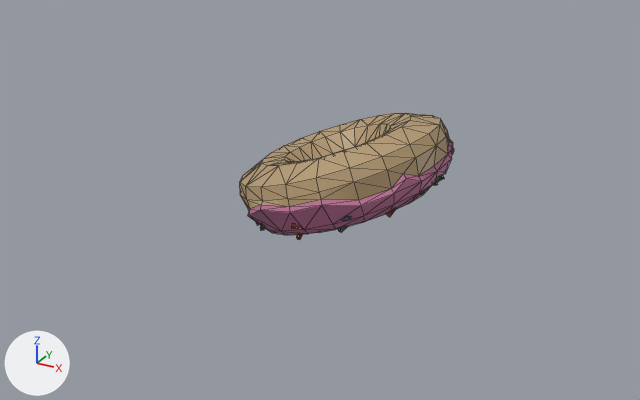
Before and after pictures for a commit that changed the COLLADA model app/src/public/3d/donut.dae.
Rendered twice from a 50 mm lens placed at (6.34, -12.42, 5.53), pointed at (-0.26, -0.42, -0.47). The lights are fixed; the arrows at lower left show +X, +Y and +Z. Mesh edges are drawn as thin lines. Where no turn or scale is listed for an object, it has been applied to the vertices.

Names of what the first picture shows: 'Donut1'.
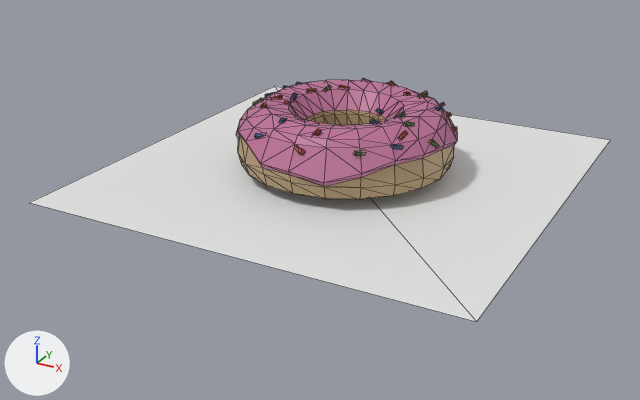
Commit message: donut scene

Boxes (x1, y1, x2, y2) around the edits, measured in the pictures (640 x 400 px):
'Plane', added: after (30, 86, 610, 322)
'Donut1', moved, turned: before (240, 113, 454, 240); after (236, 79, 457, 199)

What changed in the scene script:
```text
Add me_plane:
    me_plane.from_pydata([(-3.61, -3.61, 0.0), (3.61, -3.61, 0.0), (-3.61, 3.61, 0.0), (3.61, 3.61, 0.0)], [], [(1, 2, 0), (1, 3, 2)])
Change ob_donut1:
    ob_donut1.rotation_euler: (0.0, 2.797, 0.0) -> (0.0, 0.0, 0.0)  # degrees (0, 160, 0) -> degrees (0, 0, 0)
    ob_donut1.location: (0.0, 0.0, 0.0) -> (0.0, 0.0, 0.54)
Add ob_plane:
    ob_plane = bpy.data.objects.new('Plane', me_plane)
    ob_plane.location = (0.0, 0.0, 0.0)
```
